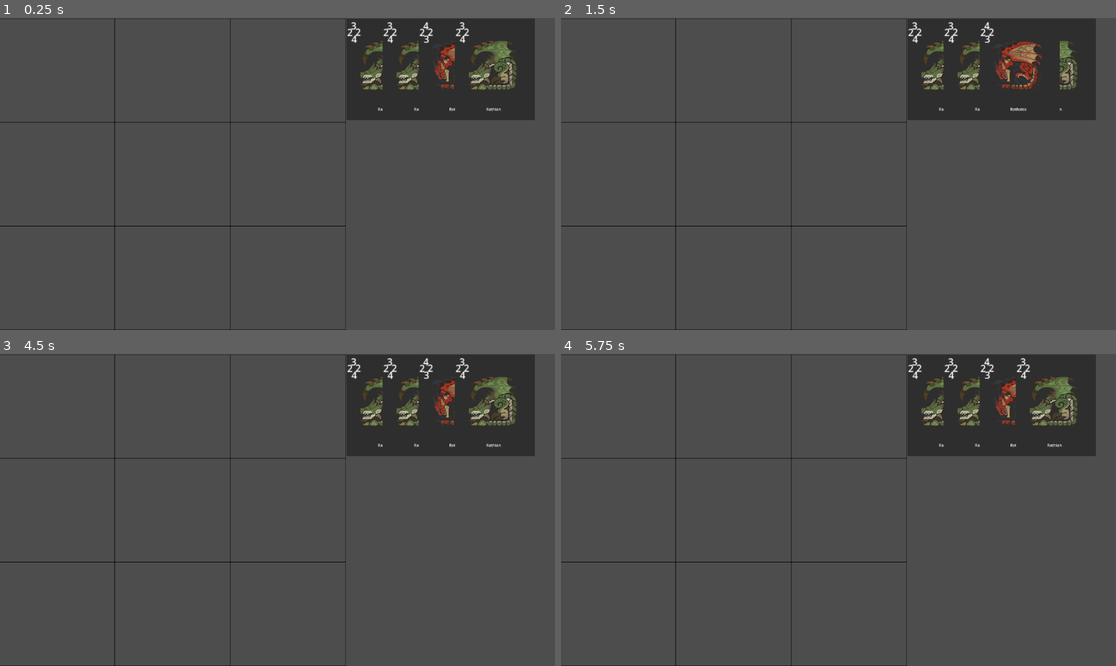
Above: before the commit, frames 1-4 (two rows, left to right).
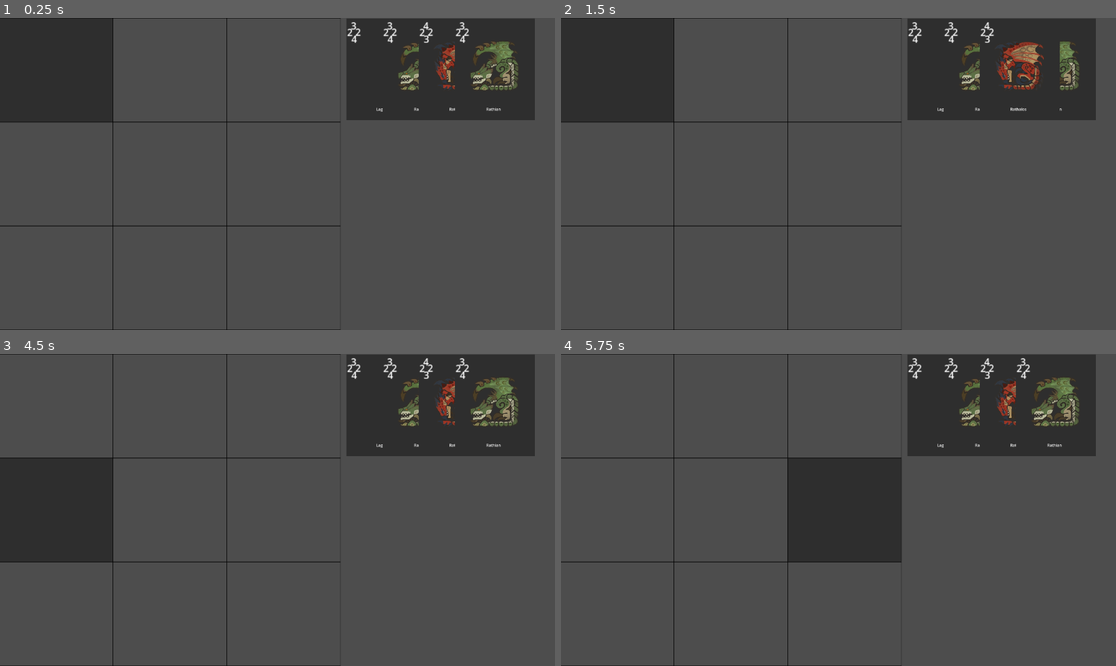
Above: after the commit, the same moments.

Repository: Smileanimations/MH-Triple-Triad
Game: Godot game, scene res://Board/Board.tscn
Same seed, same stepped clock (60 frames per second), same inputs: the game is played once before the commit and once after it.
Inputs (mouse positions are in pixels of both pictures, inside the frame that each line leads up to):
- Up to frame 1 (0.25 s): no input
- Up to frame 2 (1.5 s): tap Enter at 0.5 s; move the mouse to (949, 71) at 0.52 s; click (949, 71) at 0.67 s; tap Space at 1.25 s; move the mouse to (982, 71) at 1.27 s; click (982, 71) at 1.42 s
- Up to frame 3 (4.5 s): tap Enter at 2, 3.5 s; move the mouse to (460, 407) at 2.02 s; click (460, 407) at 2.17 s; tap Space at 2.75, 4.25 s; move the mouse to (493, 407) at 2.77 s; click (493, 407) at 2.92 s; move the mouse to (444, 556) at 3.52 s; click (444, 556) at 3.67 s; move the mouse to (111, 463) at 4.27 s; click (111, 463) at 4.42 s
- Up to frame 4 (5.75 s): move the mouse to (866, 510) at 5.02 s; click (866, 510) at 5.17 s

The runs differ from the first frame. In frame 1, 9.0% of the frame differs, in the area x 0-94%, y 0-100%; in frame 2, 9.0%; in frame 3, 9.0%; in frame 4, 9.0%.

Commit message:
Added highlighting of squares

Diff:
--- a/Board/Board.tscn
+++ b/Board/Board.tscn
@@ -4,7 +4,8 @@
 [ext_resource type="Script" uid="uid://ck3okgb31uiki" path="res://Board/Panel.gd" id="2_kyoeb"]
 [ext_resource type="PackedScene" uid="uid://v4nferm31yqc" path="res://Deck/Deck.tscn" id="3_2682w"]
 
-[sub_resource type="StyleBoxFlat" id="StyleBoxFlat_dd0lm"]
+[sub_resource type="StyleBoxTexture" id="StyleBoxTexture_2682w"]
+texture = ExtResource("1_dd0lm")
 
 [node name="Board" type="Control"]
 layout_mode = 3
@@ -18,22 +19,16 @@
 grow_horizontal = 2
 grow_vertical = 2
 
-[node name="TextureRect" type="TextureRect" parent="."]
+[node name="Panel" type="Panel" parent="."]
 layout_mode = 0
-offset_top = -35.0
-offset_right = 1440.0
-offset_bottom = 1259.0
-scale = Vector2(0.5, 0.5)
-texture = ExtResource("1_dd0lm")
+offset_top = -36.0
+offset_right = 709.0
+offset_bottom = 612.0
+theme_override_styles/panel = SubResource("StyleBoxTexture_2682w")
+script = ExtResource("2_kyoeb")
 
-[node name="Panel" type="Panel" parent="TextureRect"]
-modulate = Color(1, 1, 1, 0)
+[node name="Highlight" type="Panel" parent="Panel"]
 layout_mode = 0
-offset_top = -70.0
-offset_right = 1440.0
-offset_bottom = 1222.0
-theme_override_styles/panel = SubResource("StyleBoxFlat_dd0lm")
-script = ExtResource("2_kyoeb")
 
 [node name="Deck" parent="." instance=ExtResource("3_2682w")]
 layout_mode = 0
--- a/Board/Panel.gd
+++ b/Board/Panel.gd
@@ -2,9 +2,17 @@
 
 var boardSize = Vector2(3, 3)
 var selected = Vector2(0, 0)
+var hover = false
+
+@onready var highlight = $Highlight
+
+func _ready() -> void:
+	highlight.size = size / boardSize
+	highlight.position = Vector2(0, 0)
 
 func _gui_input(event: InputEvent) -> void:
 	if event is InputEventMouseMotion:
 		selected = (get_local_mouse_position() / size * boardSize)
 		selected = Vector2(int(selected.x), int(selected.y))
+		highlight.position = highlight.size * selected
 		print(selected)
--- a/Deck/Card/Card.gd
+++ b/Deck/Card/Card.gd
@@ -4,8 +4,12 @@
 var values = {
 	"Rathalos": [4, 2, 3, 2],
 	"Rathian": [3, 2, 4, 2],
-	"Nargacuga": [1, 3, 2, 3],
-	"Tigrex": [4, 2, 1, 2]
+	"Nargacuga": [2, 4, 2, 4],
+	"Tigrex": [5, 3, 1, 3],
+	"Brachydios": [4, 5, 1, 5],
+	"Lagiacrus": [3, 2, 4, 2],
+	"Seregios": [3, 3, 2, 3],
+	"Zinogre": [2, 3, 3, 3]
 }
 
 @onready var directions = {
--- a/Deck/Card/Card.tscn
+++ b/Deck/Card/Card.tscn
@@ -60,8 +60,12 @@
 text = "4"
 uppercase = true
 
-[node name="Sprite2D" type="Sprite2D" parent="Panel"]
-position = Vector2(157, 195)
+[node name="Sprite2D" type="TextureRect" parent="Panel"]
+layout_mode = 0
+offset_left = 40.0
+offset_top = 72.0
+offset_right = 540.0
+offset_bottom = 572.0
 scale = Vector2(0.5, 0.5)
 texture = ExtResource("2")
 
Binary file added: Sprites and what not/Icons/Brachydios.png
